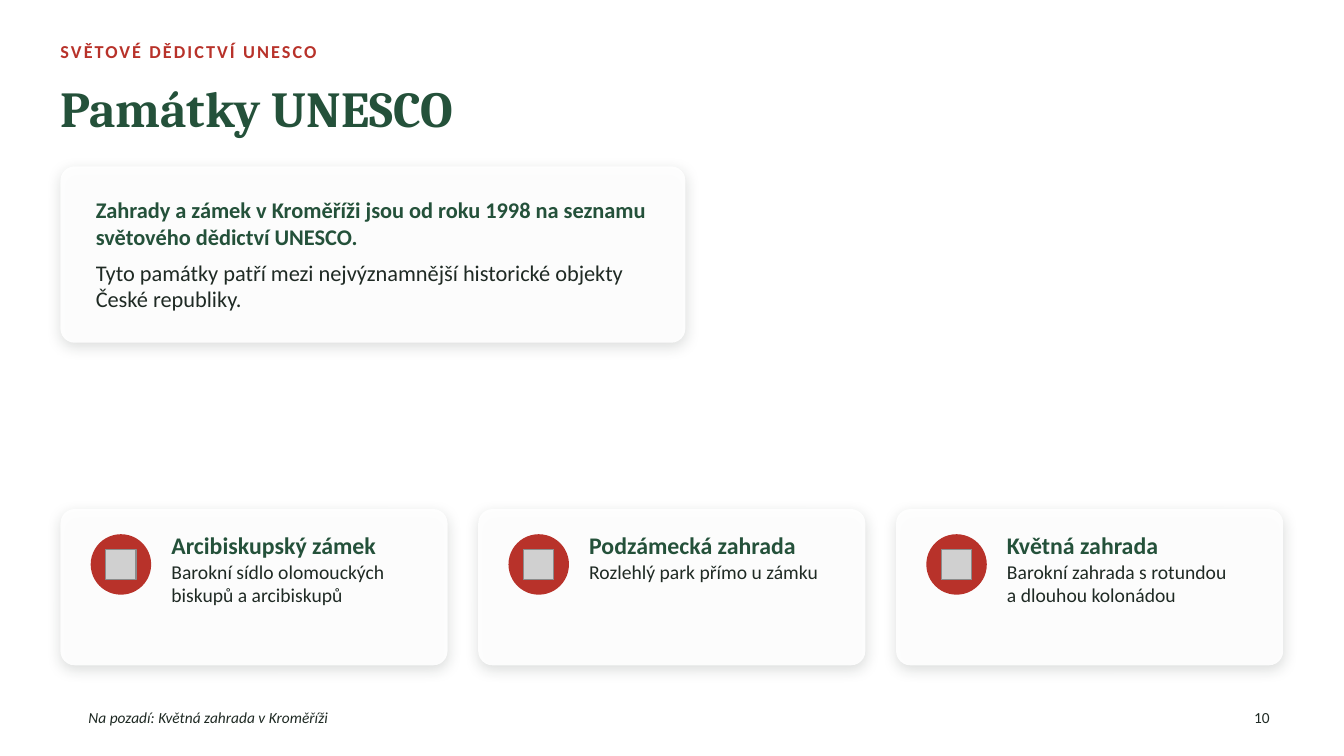
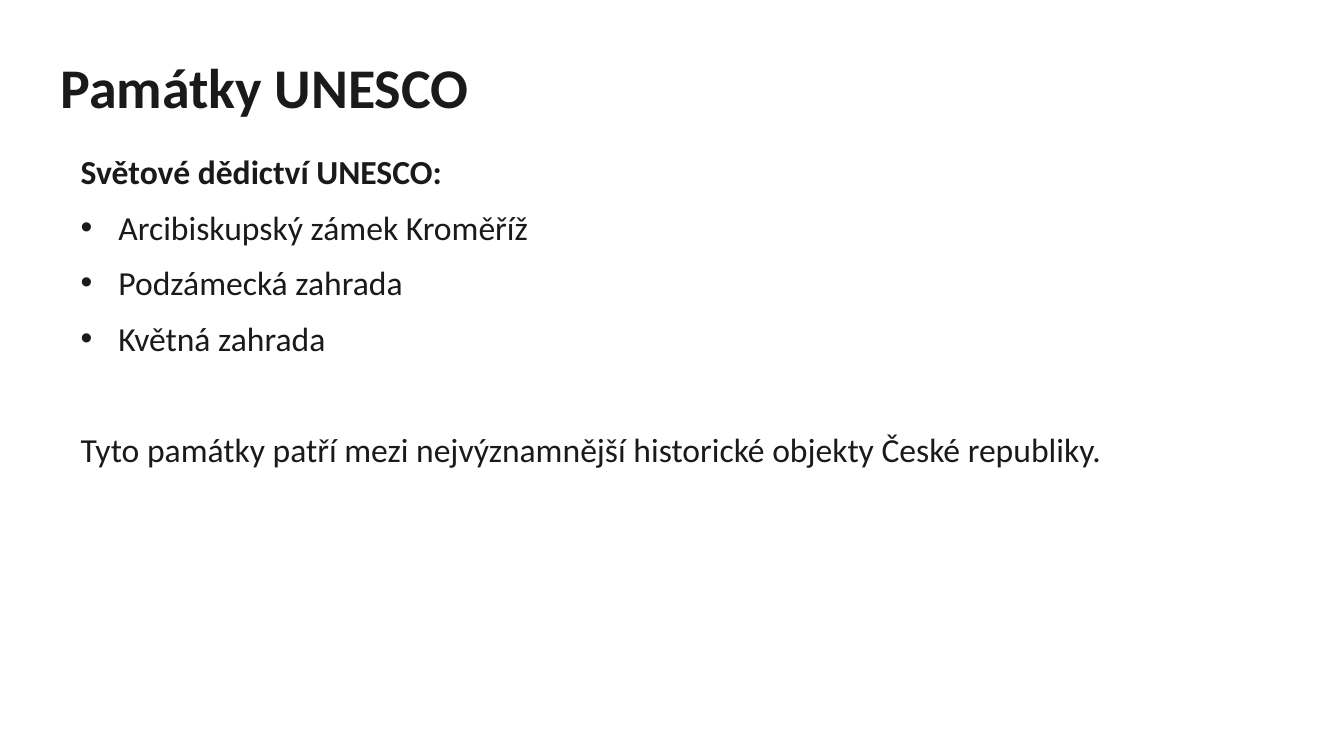
Before and after one commit to martinekst/study, a slide deck: slide 10 of zlinsky-kraj/Zlinsky_kraj.pptx. Drawn at 1344x756 pixels with LibreOffice and Linux fonts; fonts in the diff are those of the drawing; grey boxes stand for pictures; background and template pictures are left out. Boxes give left, top, right and bottom in pixels: in the first picture for what was removed or moved away, otherwise in the second. Text is boxed around its words. In the diff, an @@ line names an element or a change of style, - is before the commit and + after.

```diff
--- a/zlinsky-kraj/Zlinsky_kraj.pptx
+++ b/zlinsky-kraj/Zlinsky_kraj.pptx
@@ title "Památky UNESCO": place and size @@
-title "Památky UNESCO" at box(60, 91, 453, 138)
+title "Památky UNESCO" at box(60, 68, 469, 117)
@@ title "Památky UNESCO" at box(60, 68, 469, 117): size 36 to 40 pt, font Cambria to Calibri, text colour #24513A to #1A1A1A @@
@@ text removed at box(60, 34, 1119, 69) @@
-SVĚTOVÉ DĚDICTVÍ UNESCO
@@ rounded rectangle removed at box(60, 166, 686, 343) @@
@@ text added at box(81, 160, 1101, 468), 24 pt, text #1A1A1A @@
+Světové dědictví UNESCO:
+• Arcibiskupský zámek Kroměříž
+• Podzámecká zahrada
+• Květná zahrada
+Tyto památky patří mezi nejvýznamnější historické objekty České republiky.
@@ text removed at box(96, 202, 646, 311) @@
-Zahrady a zámek v Kroměříži jsou od roku 1998 na seznamu světového dědictví UNESCO.
-Tyto památky patří mezi nejvýznamnější historické objekty České republiky.
@@ rounded rectangle removed at box(60, 509, 448, 665) @@
@@ rounded rectangle removed at box(479, 509, 866, 665) @@
@@ rounded rectangle removed at box(896, 509, 1284, 665) @@
@@ ellipse removed at box(91, 534, 151, 595) @@
@@ text removed at box(171, 537, 384, 605) @@
-Arcibiskupský zámek
-Barokní sídlo olomouckých biskupů a arcibiskupů
@@ ellipse removed at box(508, 534, 569, 595) @@
@@ text removed at box(589, 537, 817, 582) @@
-Podzámecká zahrada
-Rozlehlý park přímo u zámku
@@ ellipse removed at box(927, 534, 987, 595) @@
@@ text removed at box(1007, 537, 1226, 602) @@
-Květná zahrada
-Barokní zahrada s rotundou a dlouhou kolonádou
@@ picture removed at box(106, 549, 136, 580) @@
@@ picture removed at box(524, 549, 555, 580) @@
@@ picture removed at box(942, 549, 972, 580) @@
@@ text removed at box(88, 712, 328, 726) @@
-Na pozadí: Květná zahrada v Kroměříži
@@ rectangle removed at box(1238, 701, 1287, 735) @@
@@ page number removed at box(1254, 713, 1270, 723) @@
-10
```
Also in this commit, not shown: 25 other slides changed, 2 slides added, 2 slides removed.
